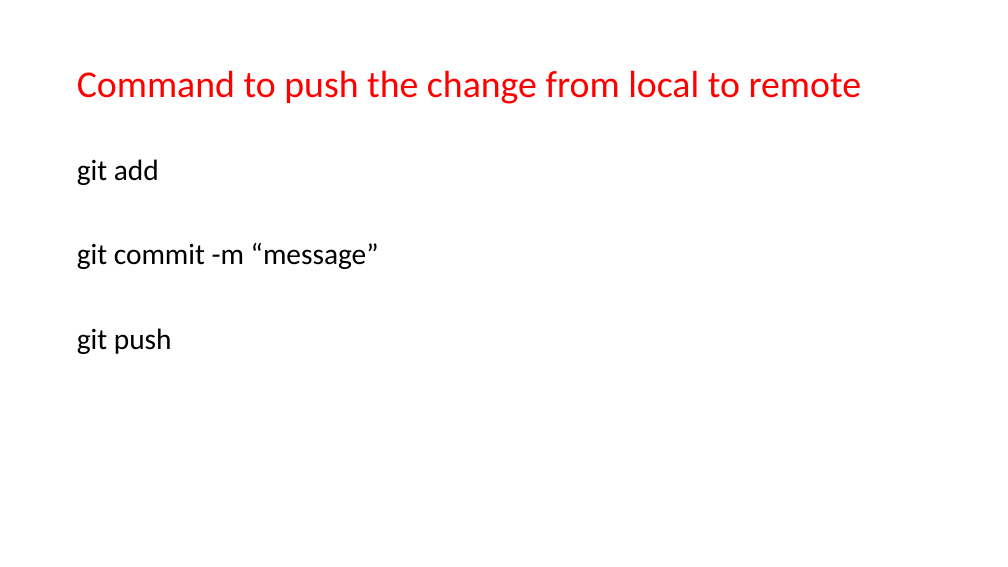
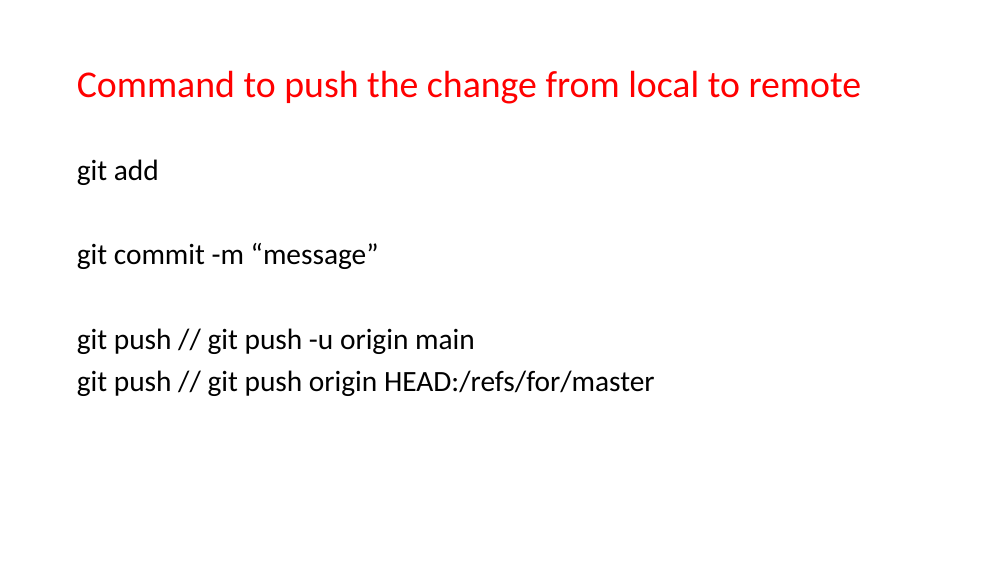
Before and after one commit to JanbaskDevops/Batch1, a slide deck: slide 11 of MyLearnings/CICD/Class5- Azure Repository/Class presentation.pptx (slide 10 before the commit). Drawn at 1008x567 pixels with LibreOffice and Linux fonts; fonts in the diff are those of the drawing. Boxes give left, top, right and bottom in pixels: in the first picture for what was removed or moved away, otherwise in the second. Text is boxed around its words. In the diff, an @@ line names an element or a change of style, - is before the commit and + after.

```diff
--- a/MyLearnings/CICD/Class5- Azure Repository/Class presentation.pptx
+++ b/MyLearnings/CICD/Class5- Azure Repository/Class presentation.pptx
@@ text at (77,328,655,396): text changed @@
-git push
+git push // git push -u origin main
+git push // git push origin HEAD:/refs/for/master
```
Also in this commit, not shown: 7 other slides changed, 10 slides added, 2 slides removed.
